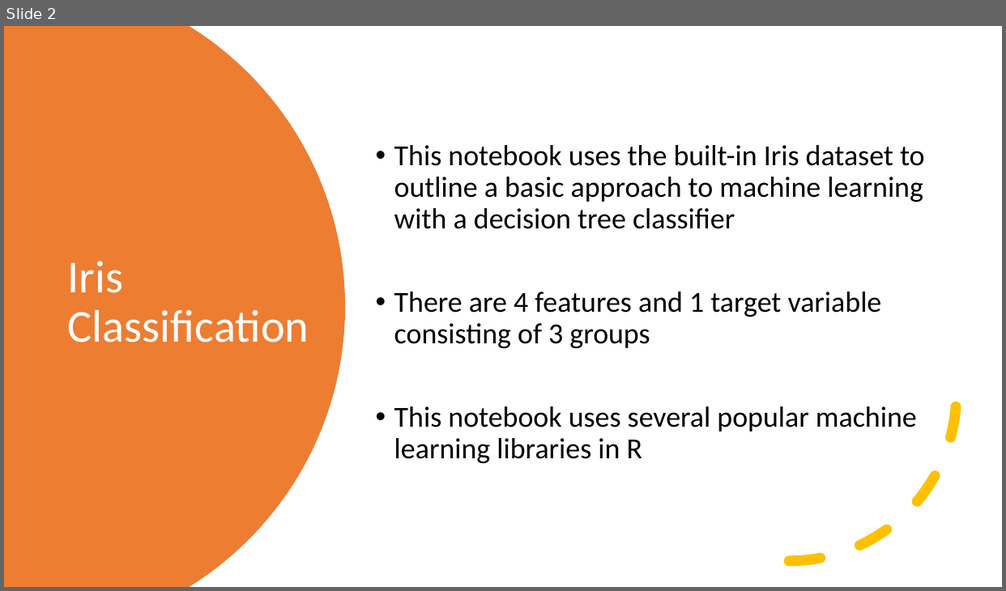
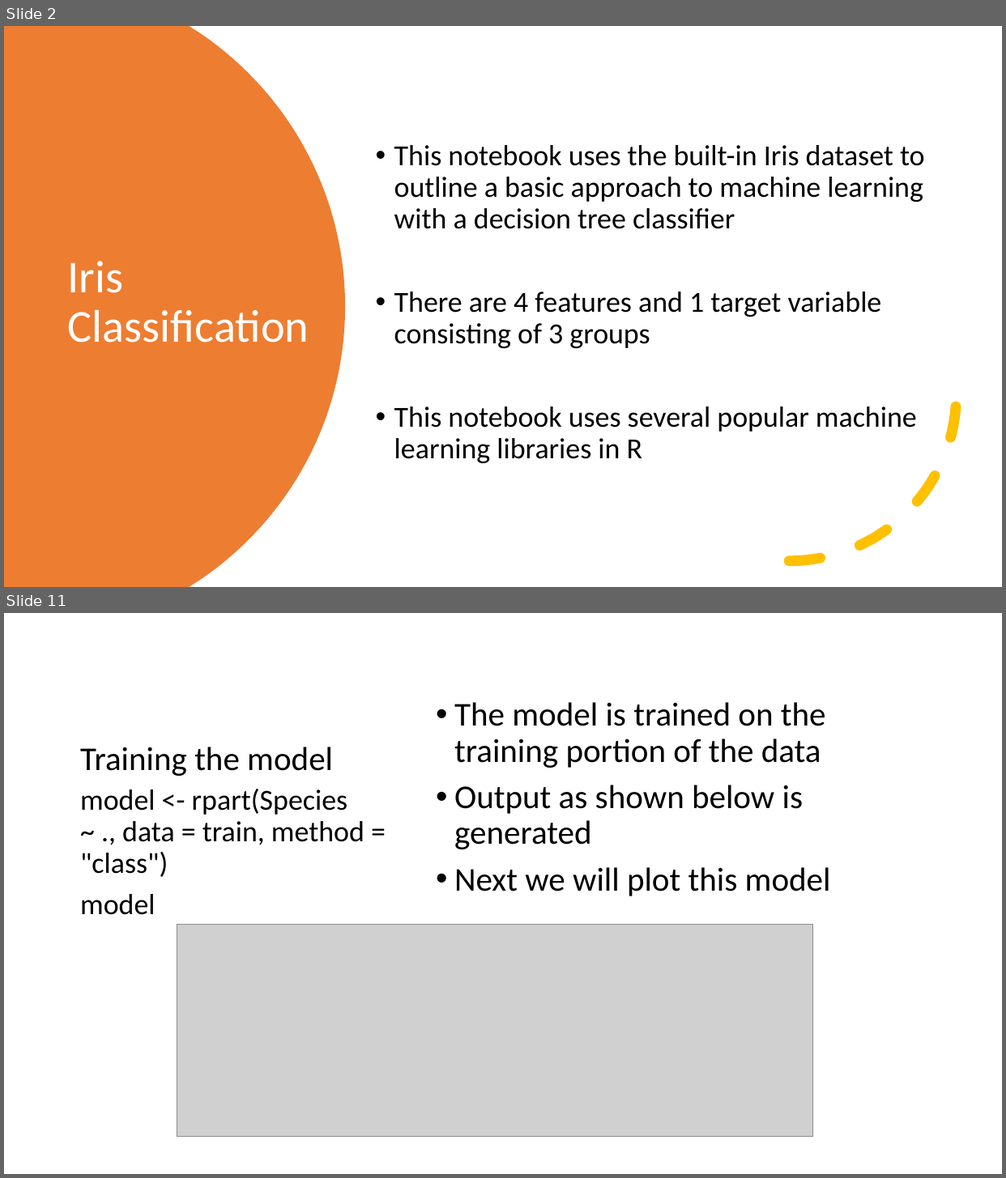
Before and after one commit to dlumian/R_Intro_Fall_2022, a slide deck: supplemental_topics/R_Iris_Examples.pptx. Shown one above the other, each under a label of ours: slide 2 before the commit, slides 2 and 11 after it; the slides between them are not shown. The pictures are 1006x591 and 1006x1178 pixels, drawn with LibreOffice and Linux fonts; fonts in the diff are those of the drawing; grey boxes stand for pictures. Boxes give left, top, right and bottom in pixels: in the first picture for what was removed or moved away, otherwise in the second. Text is boxed around its words. In the diff, an @@ line names an element or a change of style, - is before the commit and + after.

Commit message:
Updated notebook for Iris Decision Tree Model in R

```diff
--- a/supplemental_topics/R_Iris_Examples.pptx
+++ b/supplemental_topics/R_Iris_Examples.pptx
@@ slide 11 added at [4,613,1002,1174], background #FFFFFF @@
@@ text added at [454,702,831,897], 32 pt, text #000000 @@
+• The model is trained on the training portion of the data
+• Output as shown below is generated
+• Next we will plot this model
@@ title added at [80,747,333,776], 32 pt, text #000000 @@
+Training the model
@@ text added at [80,789,364,915], 28 pt, text #000000 @@
+model <- rpart(Species ~ ., data = train, method = "class")
+model
@@ picture added at [177,924,813,1137] @@
```
Also in this commit, not shown: 2 slides changed, 11 other slides added, 6 other files.
